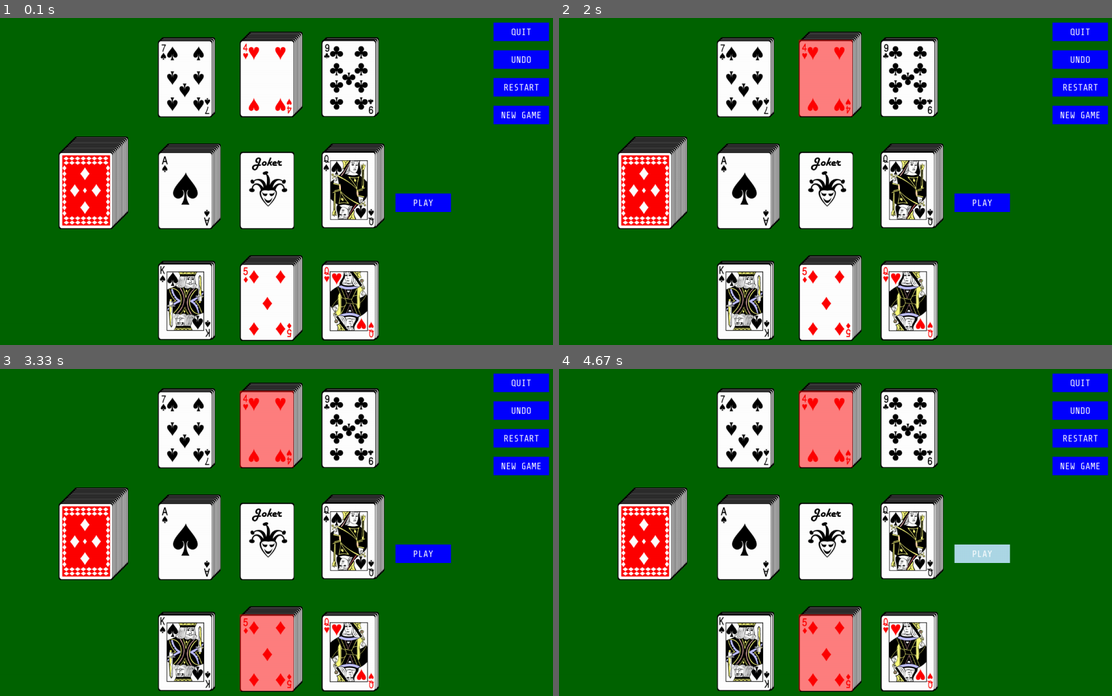
Above: before the commit, frames 1-4 (two rows, left to right).
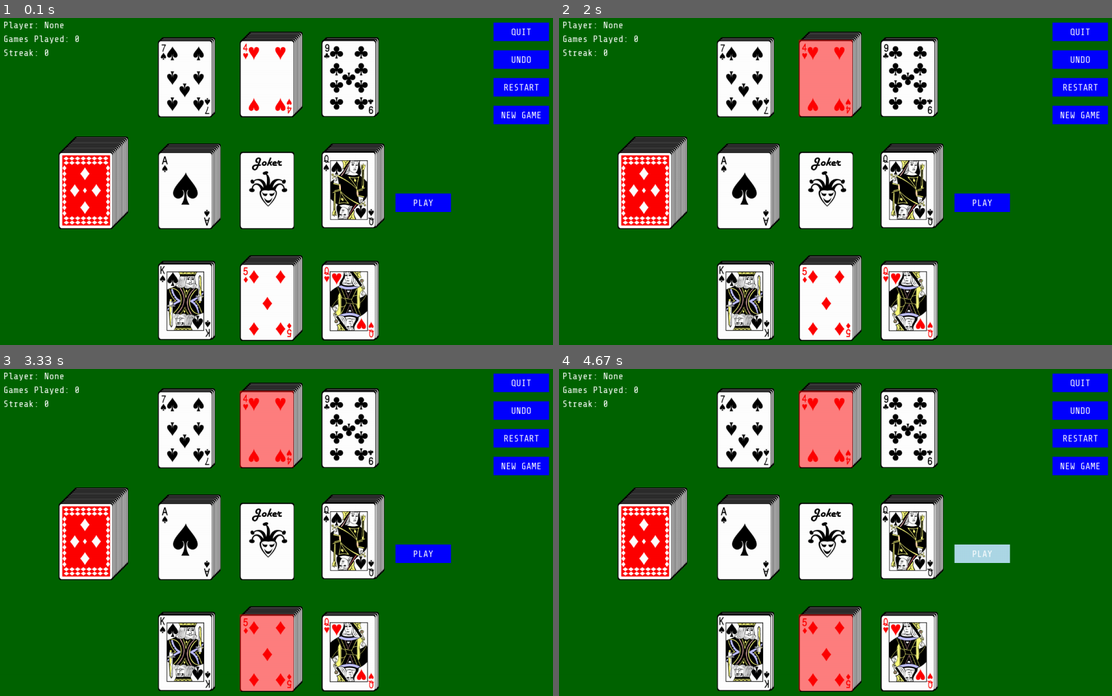
Above: after the commit, the same moments.

Repository: gr8tech/CardGames
Game: pygame game, started from jockerjb.py
Same seed, same stepped clock (60 frames per second), same inputs: the game is played once before the commit and once after it.
Inputs (mouse positions are in pixels of both pictures, inside the frame that each line leads up to):
- Up to frame 1 (0.1 s): no input
- Up to frame 2 (2 s): click "PLAY" at 0.38 s; click (841, 227) at 0.72 s; click "RESTART" at 1.05 s; click (1040, 331) at 1.38 s; click (846, 80) at 1.72 s
- Up to frame 3 (3.33 s): click (248, 650) at 2.05 s; click "PLAY" at 2.88 s; click (420, 522) at 3.22 s
- Up to frame 4 (4.67 s): click (1006, 545) at 3.55 s; click (951, 489) at 3.88 s; click (675, 480) at 4.22 s; click "PLAY" at 4.55 s

The runs differ from the first frame. In frame 1, 0.3% of the frame differs, in the area x 0-15%, y 1-12%; in frame 2, 0.3%; in frame 3, 0.3%; in frame 4, 0.3%.

Commit message:
Added a flag for Player name and some stats display

Diff:
--- a/jockerjb.py
+++ b/jockerjb.py
@@ -3,6 +3,8 @@
 import re
 import settings
 import random
+
+import argparse
 
 from itertools import combinations
 
@@ -25,6 +27,7 @@
 REGULAR_FONT_PATH = 'assets/fonts/ShareTechMono-Regular.ttf'
 TITLE_FONT = pygame.font.Font(GAME_FONT_PATH, LARGE_FONT_SIZE)
 BUTTON_FONT = pygame.font.Font(REGULAR_FONT_PATH, SMALL_FONT_SIZE)
+STATS_FONT = pygame.font.Font(REGULAR_FONT_PATH, SMALL_FONT_SIZE)
 
 joker = 'joker.png'
 deck = 'assets/cards/deck.png'
@@ -159,7 +162,11 @@
     Jocker Jail Break main class
     '''
 
-    def __init__(self):
+    def __init__(self, player):
+        self.player = player
+        self.played = 0
+        self.streak = 0
+
         # set up game screen
         self.screen = pygame.display.set_mode( (settings.GAME_WIDTH, settings.GAME_HEIGHT) )
         pygame.display.set_caption(settings.GAME_TITLE)
@@ -218,10 +225,11 @@
         random.shuffle(cards)
         return cards
 
-    def display_text(self, font, message, color, center):
+    def display_text(self, font, message, color, center, show=True):
         text_surface = font.render(message, True, color)
         text_rect = text_surface.get_rect(center=center)
-        self.screen.blit(text_surface, text_rect)
+        if show:
+            self.screen.blit(text_surface, text_rect)
         return text_surface, text_rect
 
     def draw_button(self, button):
@@ -257,6 +265,8 @@
         for pos in layouts:
             if (layouts[pos]['type'] == 'wall') and (len(self.hands['C']) == 1) and (len(self.hands[pos]) == 0):
                     self.win = True
+                    self.streak += 1
+                    self.played += 1
 
     def new_game(self):
         self.start()
@@ -342,12 +352,9 @@
                 for cards in play:
                     res = self.valid_play(cards)
                     if res:
-                        # combos += 1
-                        # print(cards, res)
                         return
             self.lose = True
-
-
+            self.played += 1
 
     def draw_cards(self):
         # buffer for Hands
@@ -378,6 +385,18 @@
         main_deck = Hand('main')
         main_deck.extend(self.cards)
         self.hands['D'] = main_deck
+
+    def show_stats(self):
+        stats_labels = [
+            self.display_text(STATS_FONT, 'Player: %s'%self.player, pygame.Color('White'), (100, 15), show=False),
+            self.display_text(STATS_FONT, 'Games Played: %s'%self.played, pygame.Color('White'), (100, 45), show=False),
+            self.display_text(STATS_FONT, 'Streak: %s'%self.streak, pygame.Color('White'), (100, 75), show=False),
+        ]
+        for label in stats_labels:
+            text_surface = label[0]
+            text_rect = label[1]
+            text_rect.x = 10
+            self.screen.blit(text_surface, text_rect)
 
     def create_buttons(self):
         # game buttons
@@ -491,9 +510,17 @@
             for button in self.buttons:
                 self.draw_button(button)
 
+            # show player stats
+            self.show_stats()
+
             pygame.display.update()
             self.clock.tick(settings.GAME_FRAMES)
 
 if __name__ == "__main__":
-    game = JockerJB()
+
+    parser = argparse.ArgumentParser()
+    parser.add_argument('--name')
+    args = parser.parse_args()
+
+    game = JockerJB(args.name)
     game.start()
